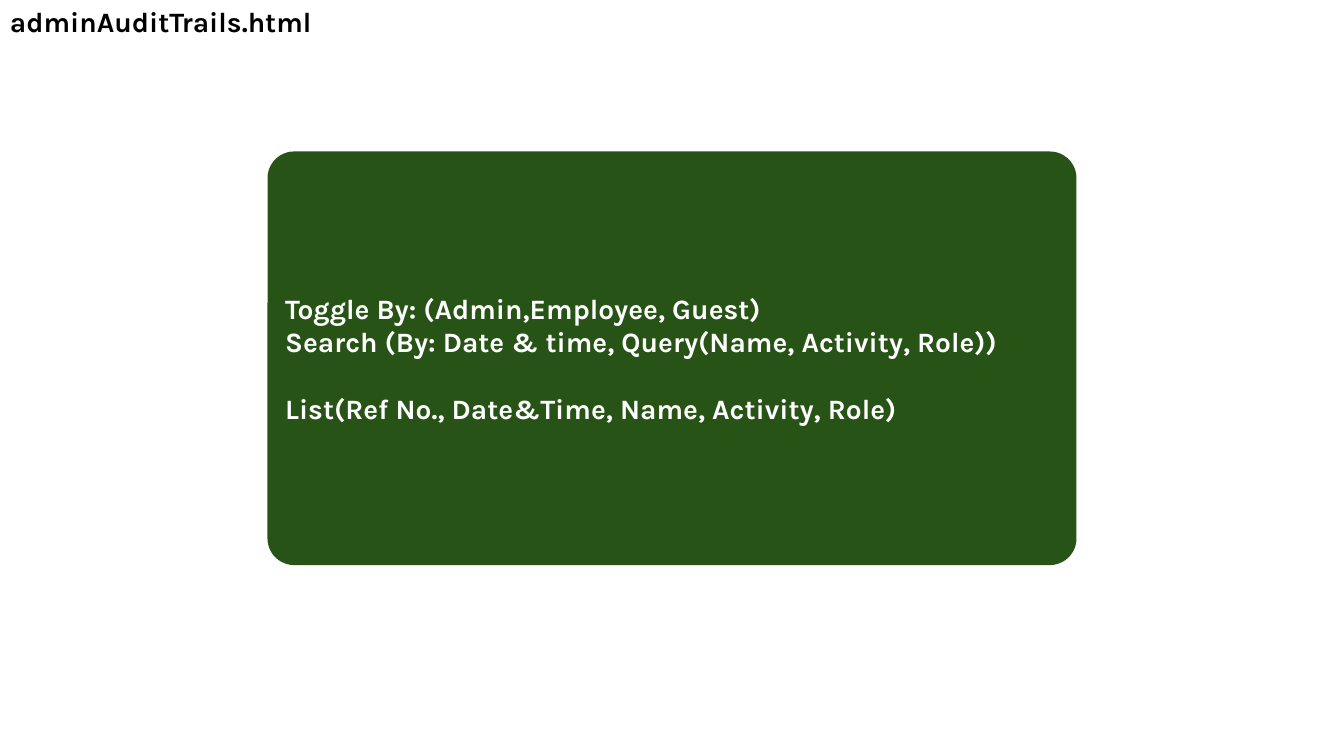
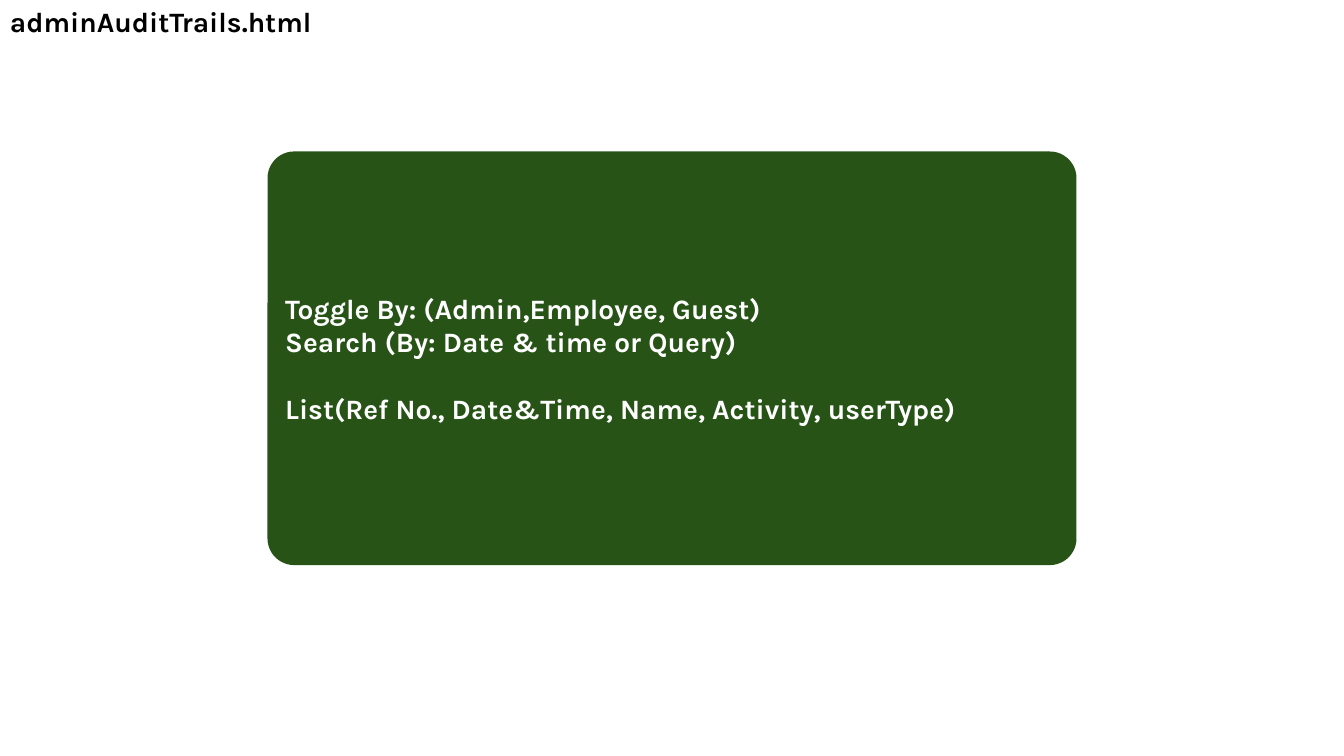
Before and after one commit to Booking-Resevation-Betcha-Homie-House/CAPSTONE-Development-Road-Map, a slide deck: slide 31 of betchaBooking-USECASE.pptx. Drawn at 1344x756 pixels with LibreOffice and Linux fonts; fonts in the diff are those of the drawing. Boxes give left, top, right and bottom in pixels: in the first picture for what was removed or moved away, otherwise in the second. Text is boxed around its words. In the diff, an @@ line names an element or a change of style, - is before the commit and + after.

```diff
--- a/betchaBooking-USECASE.pptx
+++ b/betchaBooking-USECASE.pptx
@@ text in rounded rectangle at (285,331,955,426): text changed @@
-Search (By: Date & time, Query(Name, Activity, Role))
-List(Ref No., Date&Time, Name, Activity, Role)
+Search (By: Date & time or Query)
+List(Ref No., Date&Time, Name, Activity, userType)
```
Also in this commit, not shown: 1 other slide changed.
